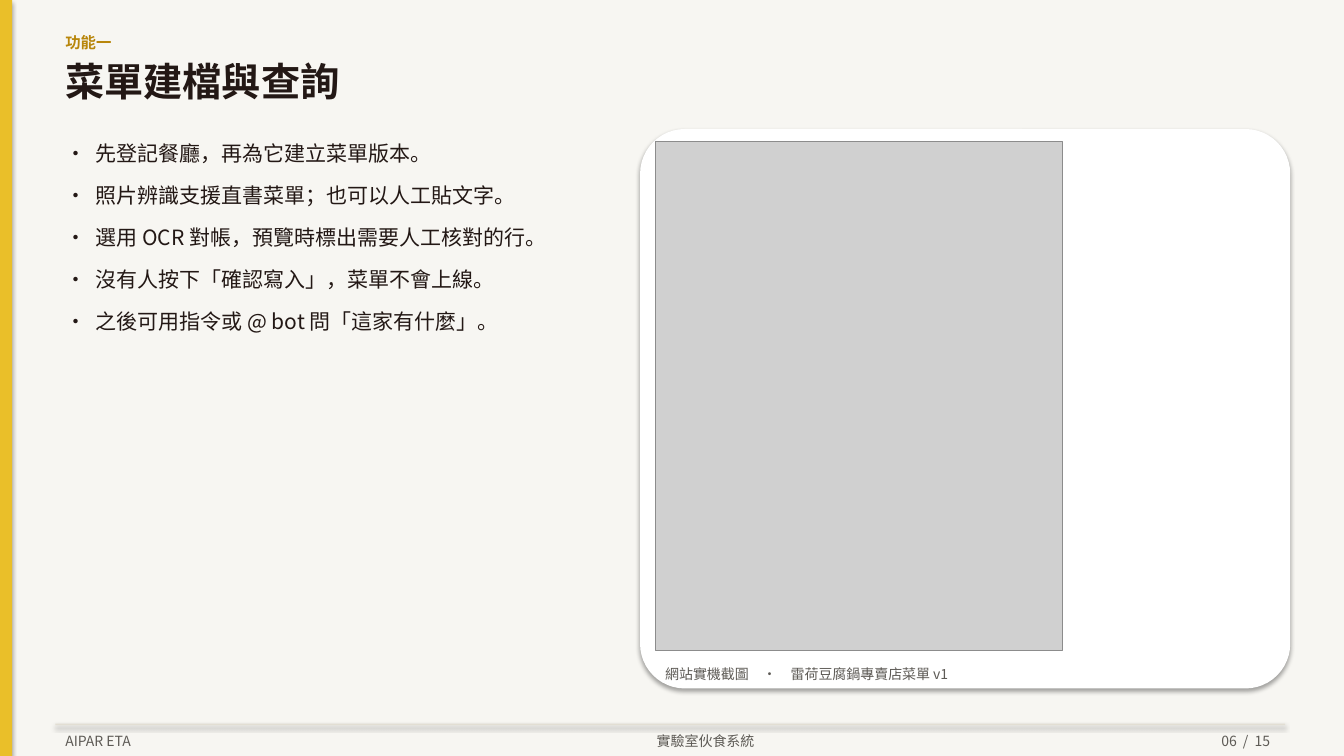
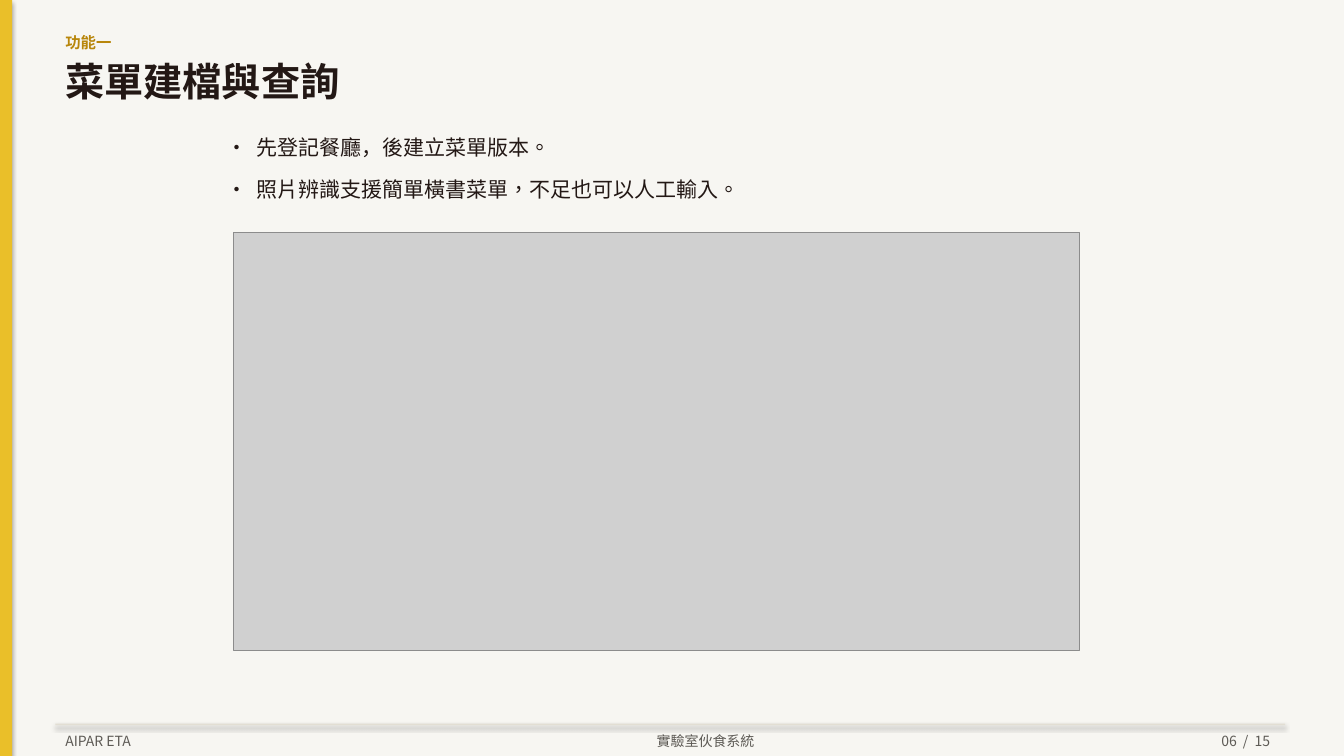
Before and after one commit to Lrniey666/AIPAR-ETA, a slide deck: slide 6 of docs/presentations/AIPAR-ETA-intro.pptx. Drawn at 1344x756 pixels with LibreOffice and Linux fonts; fonts in the diff are those of the drawing; grey boxes stand for pictures. Boxes give left, top, right and bottom in pixels: in the first picture for what was removed or moved away, otherwise in the second. Text is boxed around its words. In the diff, an @@ line names an element or a change of style, - is before the commit and + after.

Commit message:
pptx

```diff
--- a/docs/presentations/AIPAR-ETA-intro.pptx
+++ b/docs/presentations/AIPAR-ETA-intro.pptx
@@ text at (257,137,740,199): text changed @@
-• 先登記餐廳，再為它建立菜單版本。
-• 照片辨識支援直書菜單；也可以人工貼文字。
-• 選用 OCR 對帳，預覽時標出需要人工核對的行。
-• 沒有人按下「確認寫入」，菜單不會上線。
-• 之後可用指令或 @ bot 問「這家有什麼」。
+• 先登記餐廳，後建立菜單版本。
+• 照片辨識支援簡單橫書菜單，不足也可以人工輸入。
@@ rounded rectangle removed at (640,129,1291,689) @@
@@ picture removed at (655,141,1063,650) @@
@@ picture added at (233,233,1080,650) @@
@@ text removed at (665,667,948,680) @@
-網站實機截圖 · 雷荷豆腐鍋專賣店菜單 v1
```
Also in this commit, not shown: 2 other slides changed, 1 other file.
